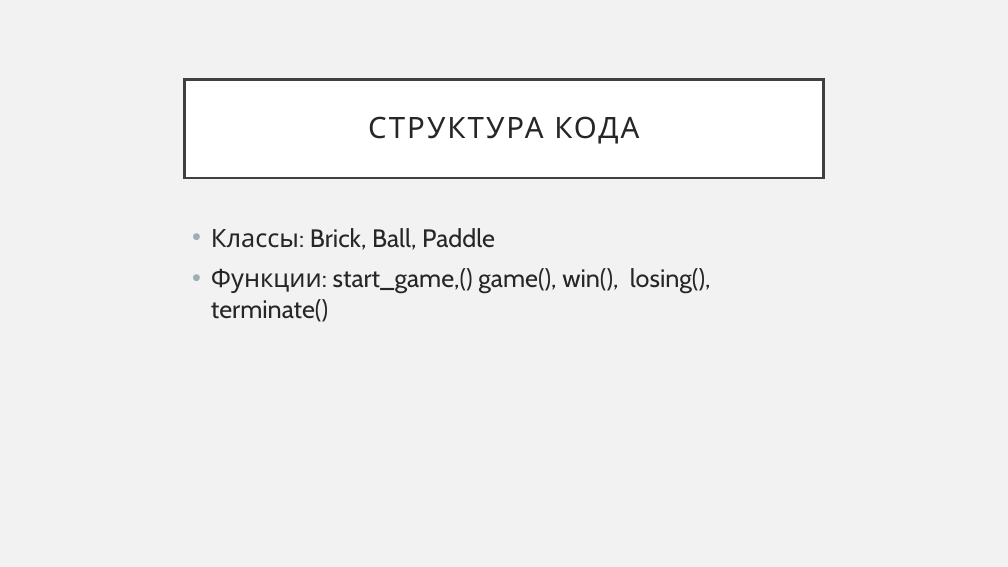
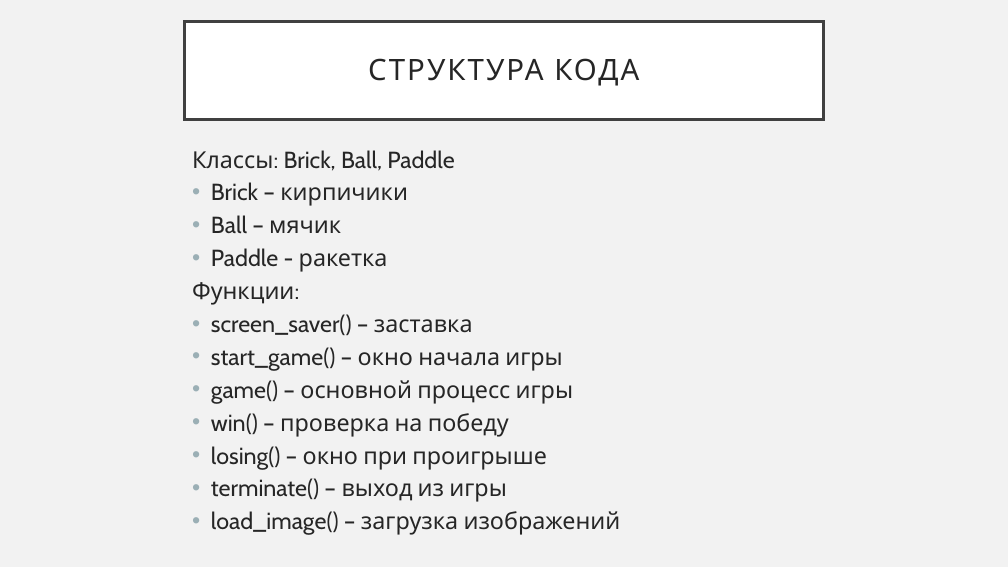
Before and after one commit to erinaAV/Arkanoid, a slide deck: slide 3 of презентация.pptx. Drawn at 1008x567 pixels with LibreOffice and Linux fonts; fonts in the diff are those of the drawing. Boxes give left, top, right and bottom in pixels: in the first picture for what was removed or moved away, otherwise in the second. Text is boxed around its words. In the diff, an @@ line names an element or a change of style, - is before the commit and + after.

Commit message:
Добавлена заставка и музыка,исправлен PEP8, добавлена пояснительная записка и доработана презентация"

```diff
--- a/презентация.pptx
+++ b/презентация.pptx
@@ title "СТРУКТУРА КОДА": place and size @@
-title "СТРУКТУРА КОДА" at (185,79,823,178)
+title "СТРУКТУРА КОДА" at (185,21,823,119)
@@ text "Классы: Brick, Ball, Paddle": place and size @@
-text "Классы: Brick, Ball, Paddle" at (211,228,711,322)
+text "Классы: Brick, Ball, Paddle" at (192,150,621,535)
@@ text at (192,150,454,171): size 24 to 22.2 pt in "Классы: Brick, Ball, Paddle"; bullet • to none; line spacing 1 to 0.8 @@
@@ text at (192,182,621,535): text changed; size 24 to 22.2 pt @@
-• Функции: start_game,() game(), win(), losing(), terminate()
+• Brick – кирпичики
+• Ball – мячик
+• Paddle - ракетка
+Функции:
+• screen_saver() – заставка
+• start_game() – окно начала игры
+• game() – основной процесс игры
+• win() – проверка на победу
+• losing() – окно при проигрыше
+• terminate() – выход из игры
+• load_image() – загрузка изображений
```
Also in this commit, not shown: 1 other slide changed, 1 slide added, 4 other files.
